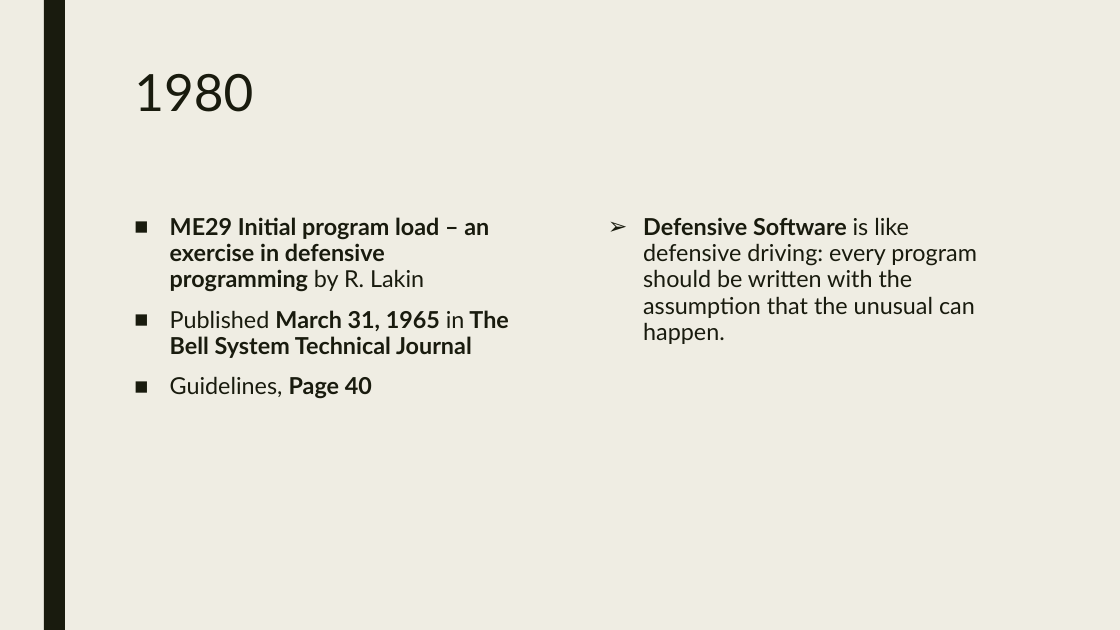
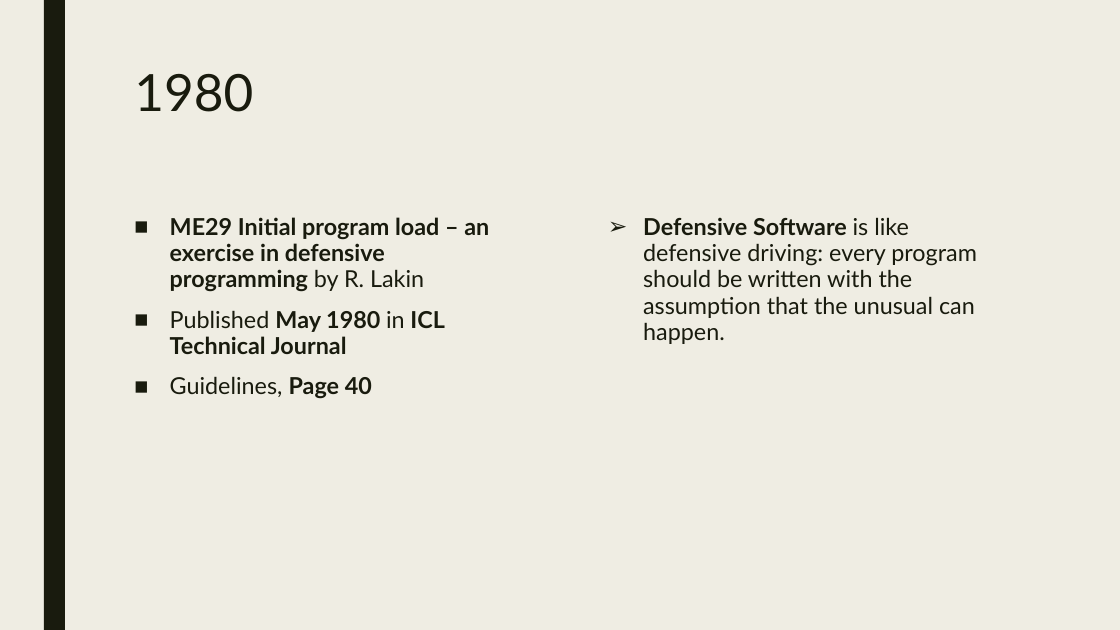
Before and after one commit to RadicalCaitlin/DefensiveCode, a slide deck: slide 5 of presentation-assets/Defensive Coding Slides.pptx. Drawn at 1120x630 pixels with LibreOffice and Linux fonts; fonts in the diff are those of the drawing. Boxes give left, top, right and bottom in pixels: in the first picture for what was removed or moved away, otherwise in the second. Text is boxed around its words. In the diff, an @@ line names an element or a change of style, - is before the commit and + after.

```diff
--- a/presentation-assets/Defensive Coding Slides.pptx
+++ b/presentation-assets/Defensive Coding Slides.pptx
@@ text at (x1=170, y1=310, x2=445, y2=354): text changed @@
-■ Published March 31, 1965 in The Bell System Technical Journal
+■ Published May 1980 in ICL Technical Journal
```
Also in this commit, not shown: 2 other files.
